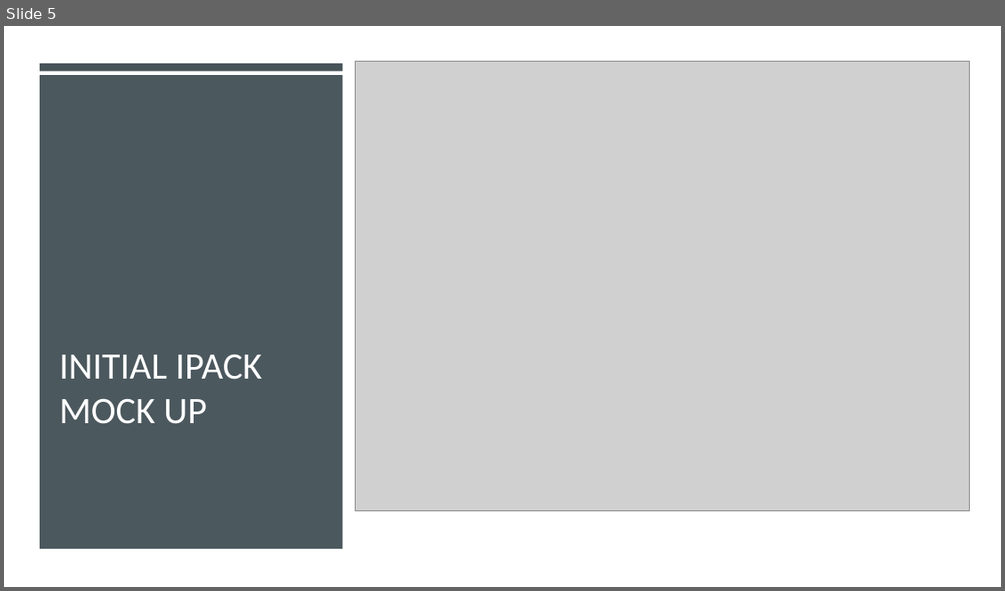
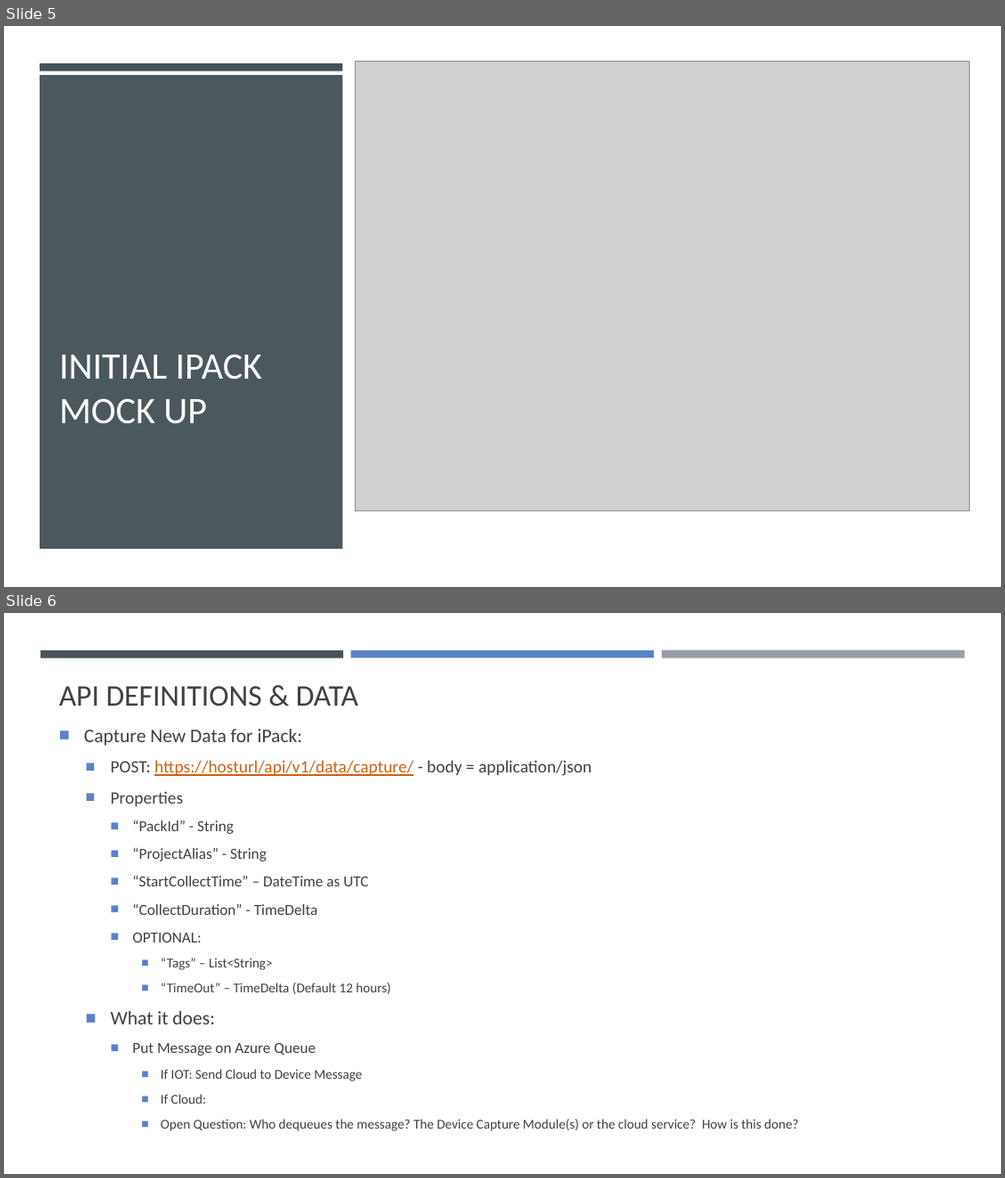
Before and after one commit to drcrook1/oiaip, a slide deck: documentation/design/OiAIP & iPack ML Design Doc.pptx. Shown one above the other, each under a label of ours: slide 5 before the commit, slides 5 and 6 after it. The pictures are 1005x591 and 1005x1178 pixels, drawn with LibreOffice and Linux fonts; fonts in the diff are those of the drawing; grey boxes stand for pictures. Boxes give left, top, right and bottom in pixels: in the first picture for what was removed or moved away, otherwise in the second. Text is boxed around its words. In the diff, an @@ line names an element or a change of style, - is before the commit and + after.

```diff
--- a/documentation/design/OiAIP & iPack ML Design Doc.pptx
+++ b/documentation/design/OiAIP & iPack ML Design Doc.pptx
@@ slide 6 added at (4,613,1001,1174), background #FFFFFF @@
@@ rectangle added at (40,650,343,657), fill #465359 @@
@@ rectangle added at (351,650,654,657), fill #5A82CB @@
@@ rectangle added at (662,650,964,658), fill #969FA7 @@
@@ title added at (59,686,358,706), 28.8 pt, text #404040 @@
+API DEFINITIONS & DATA
@@ text added at (84,729,798,1131), 12.9 pt, text #404040 @@
+■ Capture New Data for iPack:
+  ■ POST: https://hosturl/api/v1/data/capture/ - body = application/json
+  ■ Properties
+    ■ “PackId” - String
+    ■ “ProjectAlias” - String
+    ■ “StartCollectTime” – DateTime as UTC
+    ■ “CollectDuration” - TimeDelta
+    ■ OPTIONAL:
+      ■ “Tags” – List<String>
+      ■ “TimeOut” – TimeDelta (Default 12 hours)
+  ■ What it does:
+    ■ Put Message on Azure Queue
+      ■ If IOT: Send Cloud to Device Message
+      ■ If Cloud:
+      ■ Open Question: Who dequeues the message? The Device Capture Module(s) or the cloud service? How is this done?
```
Also in this commit, not shown: 4 other slides added, 20 other files.
